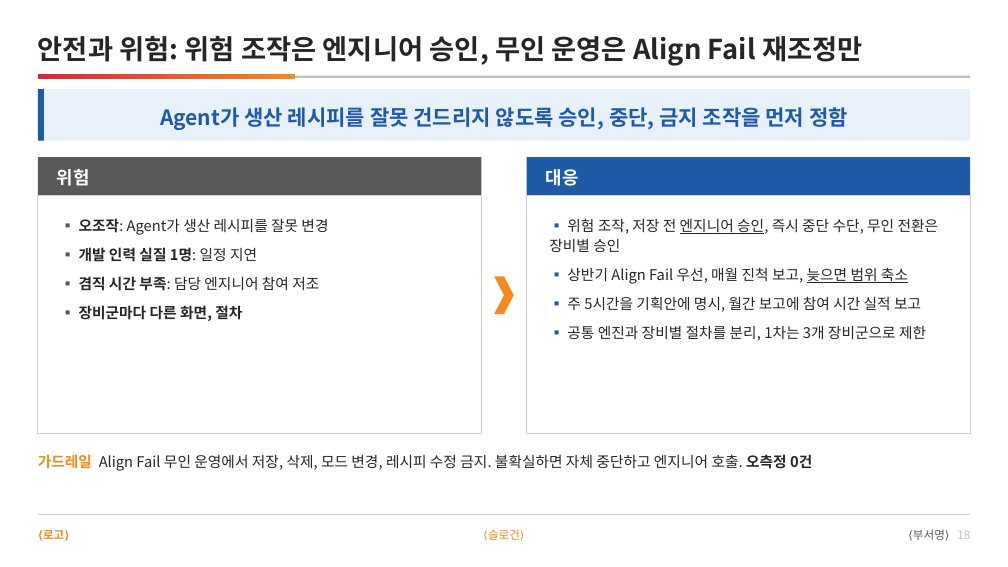
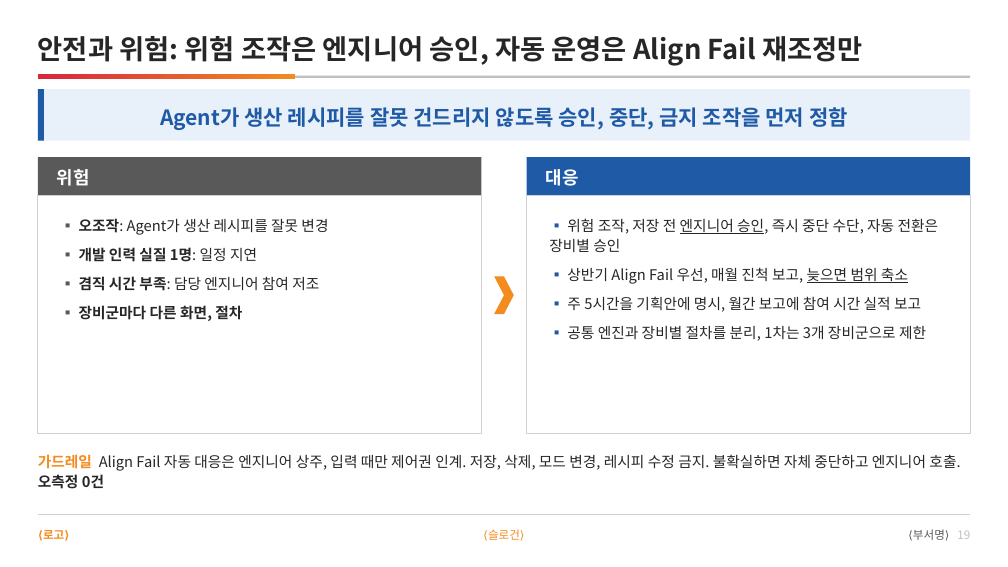
Before and after one commit to DarrenKoi/pm_notes, a slide deck: slide 19 of my-task/arc-tf/deliverables/arc-tf-team-full.pptx (slide 18 before the commit). Drawn at 1008x567 pixels with LibreOffice and Linux fonts; fonts in the diff are those of the drawing. Boxes give left, top, right and bottom in pixels: in the first picture for what was removed or moved away, otherwise in the second. Text is boxed around its words. In the diff, an @@ line names an element or a change of style, - is before the commit and + after.

```diff
--- a/my-task/arc-tf/deliverables/arc-tf-team-full.pptx
+++ b/my-task/arc-tf/deliverables/arc-tf-team-full.pptx
@@ text at (38, 36, 862, 66): text changed @@
-안전과 위험: 위험 조작은 엔지니어 승인, 무인 운영은 Align Fail 재조정만
+안전과 위험: 위험 조작은 엔지니어 승인, 자동 운영은 Align Fail 재조정만
@@ text at (549, 218, 939, 252): text changed @@
-▪ 위험 조작, 저장 전 엔지니어 승인, 즉시 중단 수단, 무인 전환은 장비별 승인
+▪ 위험 조작, 저장 전 엔지니어 승인, 즉시 중단 수단, 자동 전환은 장비별 승인
@@ text at (38, 454, 960, 489): text changed @@
-가드레일 Align Fail 무인 운영에서 저장, 삭제, 모드 변경, 레시피 수정 금지. 불확실하면 자체 중단하고 엔지니어 호출. 오측정 0건
+가드레일 Align Fail 자동 대응은 엔지니어 상주, 입력 때만 제어권 인계. 저장, 삭제, 모드 변경, 레시피 수정 금지. 불확실하면 자체 중단하고 엔지니어 호출. 오측정 0건
```
Also in this commit, not shown: 8 other slides changed, 1 slide added, 17 other files.
